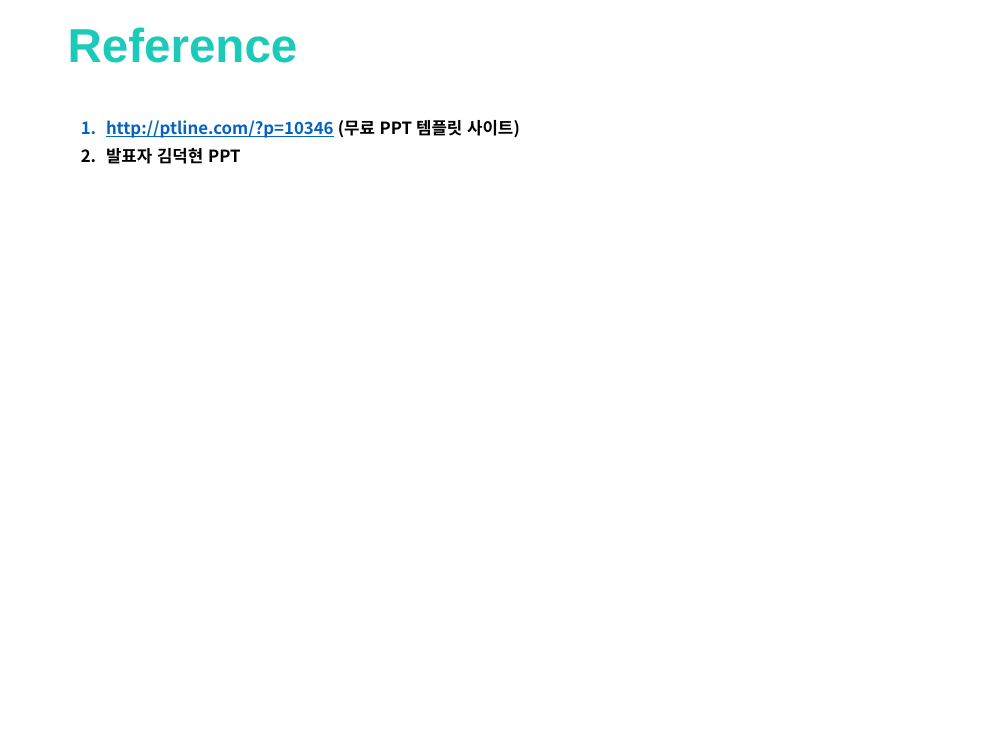
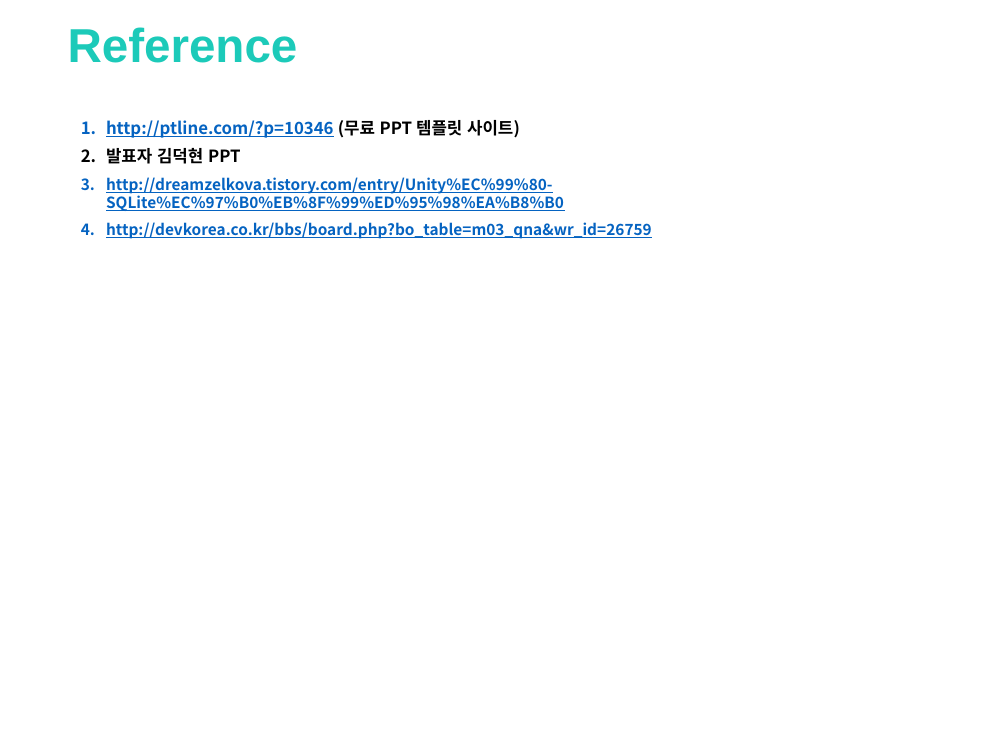
Before and after one commit to clianor/Unity-Final-Project, a slide deck: slide 44 of 기말과제.pptx (slide 36 before the commit). Drawn at 1008x756 pixels with LibreOffice and Linux fonts; fonts in the diff are those of the drawing; background and template pictures are left out. Boxes give left, top, right and bottom in pixels: in the first picture for what was removed or moved away, otherwise in the second. Text is boxed around its words. In the diff, an @@ line names an element or a change of style, - is before the commit and + after.

```diff
--- a/기말과제.pptx
+++ b/기말과제.pptx
@@ text at (106,177,652,239): paragraphs added @@
+3. http://dreamzelkova.tistory.com/entry/Unity%EC%99%80-SQLite%EC%97%B0%EB%8F%99%ED%95%98%EA%B8%B0
+4. http://devkorea.co.kr/bbs/board.php?bo_table=m03_qna&wr_id=26759
```
Also in this commit, not shown: 9 slides added, 1 slide removed, 16 other files.
